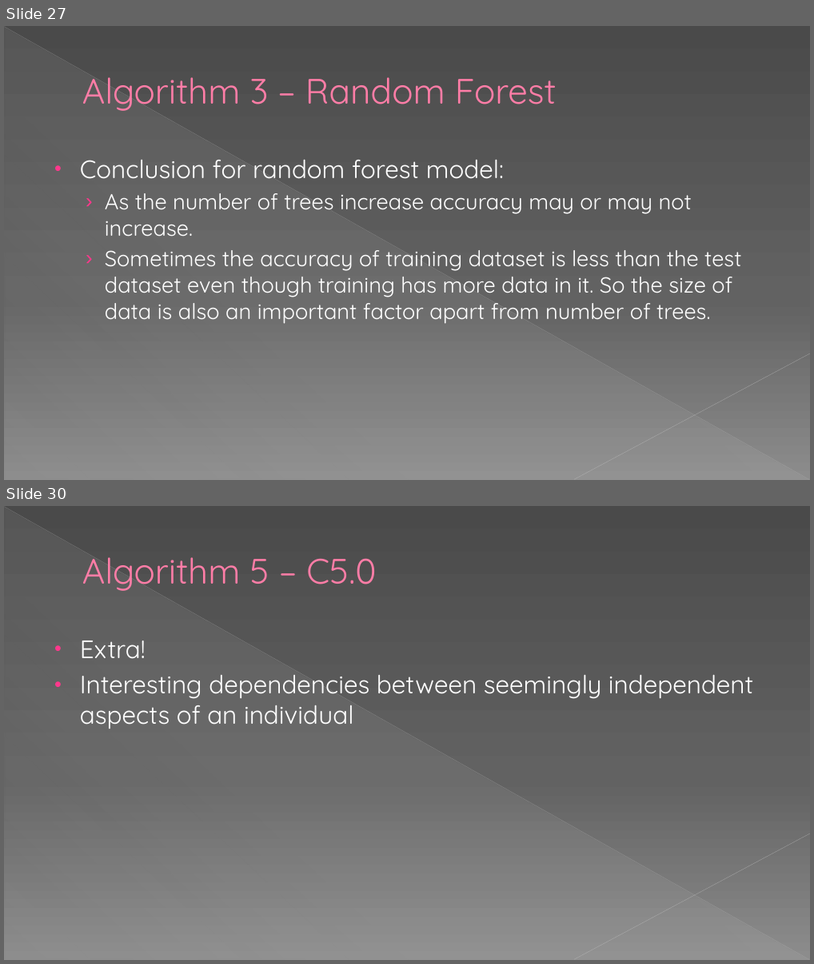
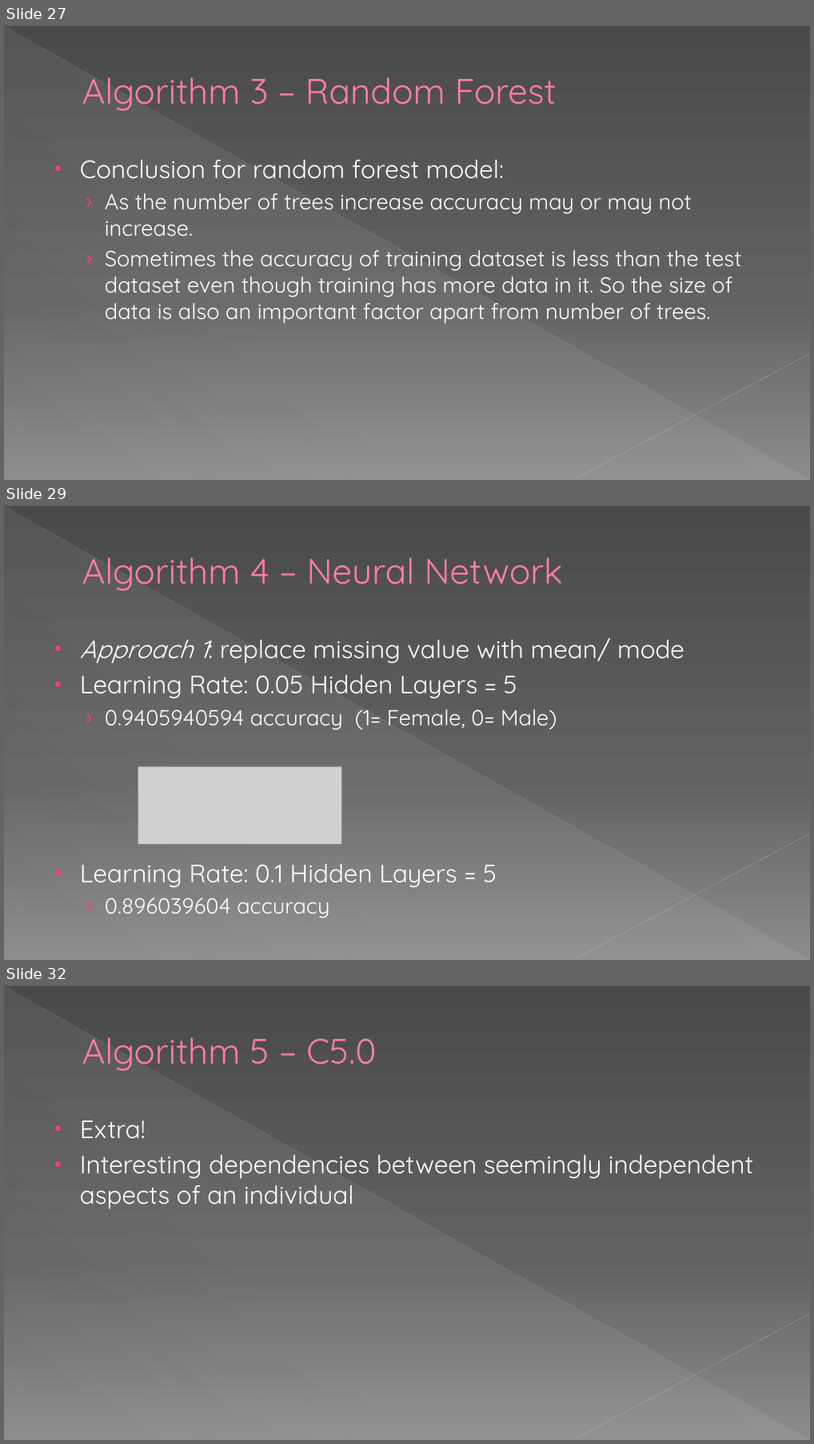
Before and after one commit to dhavalaM/CS513-Project, a slide deck: Presentation_YPS.pptx. Shown one above the other, each under a label of ours: slides 27 and 30 before the commit, slides 27, 29 and 32 after it; the slides between them are not shown. The pictures are 814x964 and 814x1444 pixels, drawn with LibreOffice and Linux fonts; fonts in the diff are those of the drawing; grey boxes stand for pictures. Boxes give left, top, right and bottom in pixels: in the first picture for what was removed or moved away, otherwise in the second. Text is boxed around its words. In the diff, an @@ line names an element or a change of style, - is before the commit and + after.

```diff
--- a/Presentation_YPS.pptx
+++ b/Presentation_YPS.pptx
@@ slide 29 added at (4, 506, 810, 960), background gradient #4A4A4A to #626262 to #8C8C8C; not listed: 3 template elements that a slide beside it also shows @@
@@ title added at (82, 557, 563, 591), 42 pt, text #FF7DA7 @@
+Algorithm 4 – Neural Network
@@ text added at (80, 638, 685, 918), 30 pt, text #FFFFFF @@
+• Approach 1: replace missing value with mean/ mode
+• Learning Rate: 0.05 Hidden Layers = 5
+  › 0.9405940594 accuracy (1= Female, 0= Male)
+• Learning Rate: 0.1 Hidden Layers = 5
+  › 0.896039604 accuracy
@@ picture added at (138, 766, 342, 844) @@
@@ what was slide 30 is now slide 32 @@
```
Also in this commit, not shown: 4 slides changed, 1 other slide added.
